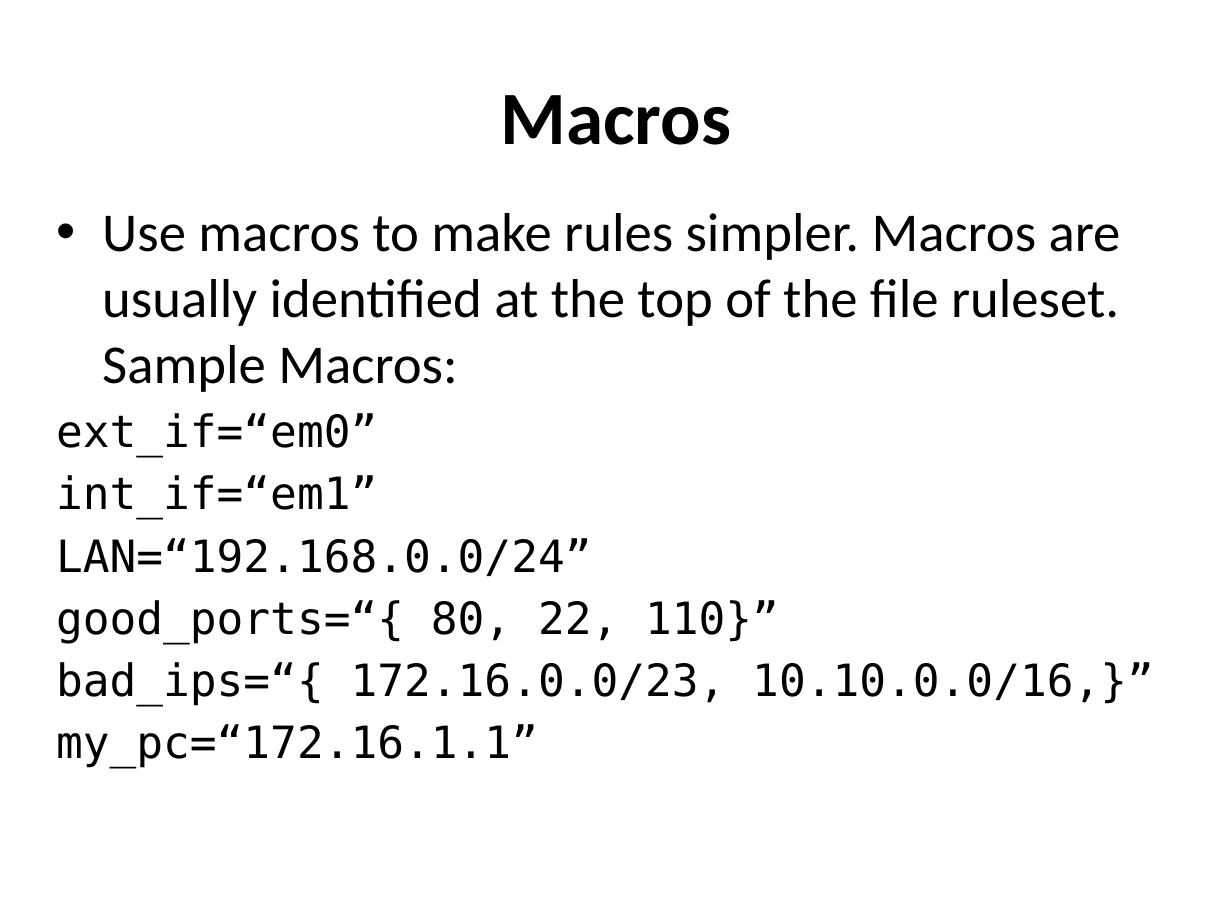
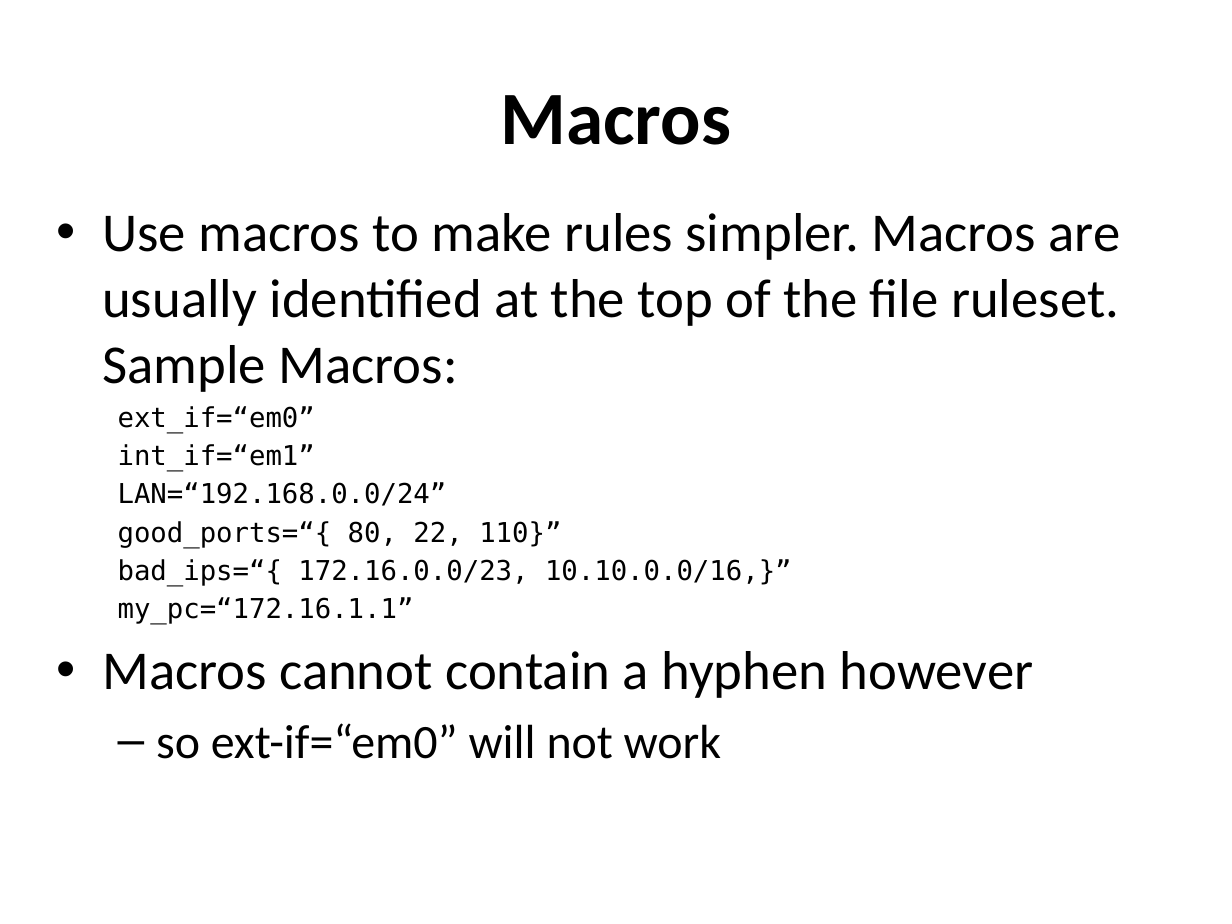
Before and after one commit to afnog/sse, a slide deck: slide 22 of firewalls/Firewalling in FreeBSD-v1.pptx. Drawn at 1232x924 pixels with LibreOffice and Linux fonts; fonts in the diff are those of the drawing. Boxes give left, top, right and bottom in pixels: in the first picture for what was removed or moved away, otherwise in the second. Text is boxed around its words. In the diff, an @@ line names an element or a change of style, - is before the commit and + after.

```diff
--- a/firewalls/Firewalling in FreeBSD-v1.pptx
+++ b/firewalls/Firewalling in FreeBSD-v1.pptx
@@ text at [118, 406, 792, 624]: size 26 to 16 pt in "ext_if=“em0”", "int_if=“em1”", "LAN=“192.168.0.0/24”", "good_ports=“{ 80, 22, 110}”" and 2 more places; list level 1 to 2 in "ext_if=“em0”"; list level 1 to 2 in "int_if=“em1”"; list level 1 to 2 in "LAN=“192.168.0.0/24”"; list level 1 to 2 in "good_ports=“{ 80, 22, 110}”"; list level 1 to 2 in "bad_ips=“{ 172.16.0.0/23, 10.10.0.0/16,}”"; list level 1 to 2 in "my_pc=“172.16.1.1”" @@
@@ text at [102, 651, 1034, 759]: paragraphs added @@
+• Macros cannot contain a hyphen however
+  – so ext-if=“em0” will not work
```
Also in this commit, not shown: 1 other slide changed.
